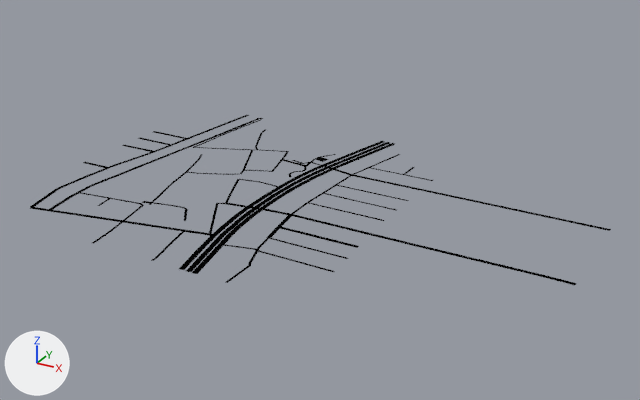
What one commit did to the glTF model Road.glb.
Both versions are drawn from a camera (50 mm lens) standing at (815.0, -1164.0, 593.0) and looking at (159.0, 28.0, -3.0). Arrows for +X, +Y and +Z are at lower left; the lights stay in place. The older version comes first.

The older version as bpy lines, for what is in view:
```python
me_mesh_0 = bpy.data.meshes.new('Mesh_0')
me_mesh_0.from_pydata(...)  # 20 vertices, 18 faces; spans x -216.0..-147.0, y -227.0..342.0, z 0.0
me_mesh_0.materials.append(mat_material_0)  # black #000000
me_mesh_1 = bpy.data.meshes.new('Mesh_1')
me_mesh_1.from_pydata(...)  # 56 vertices, 42 faces; spans x 33.0..611.0, y -69.0..164.0, z 0.0
me_mesh_1.materials.append(mat_material_0)  # black #000000
me_mesh_2 = bpy.data.meshes.new('Mesh_2')
me_mesh_2.from_pydata(...)  # 264 vertices, 200 faces; spans x -211.0..301.0, y -287.0..330.0, z 0.0
me_mesh_2.materials.append(mat_material_0)  # black #000000
me_mesh_3 = bpy.data.meshes.new('Mesh_3')
me_mesh_3.from_pydata(...)  # 90 vertices, 74 faces; spans x -301.0..86.0, y -236.0..344.0, z 0.0
me_mesh_3.materials.append(mat_material_0)  # black #000000
me_mesh_4 = bpy.data.meshes.new('Mesh_4')
me_mesh_4.from_pydata(...)  # 150 vertices, 126 faces; spans x 70.0..162.0, y -288.0..334.0, z 0.0
me_mesh_4.materials.append(mat_material_0)  # black #000000
me_mesh_5 = bpy.data.meshes.new('Mesh_5')
me_mesh_5.from_pydata(...)  # 10 vertices, 6 faces; spans x 146.8..296.0, y -141.7..-51.8, z 0.0
me_mesh_5.materials.append(mat_material_0)  # black #000000
ob_mesh_0 = bpy.data.objects.new('Mesh_0', me_mesh_0)
ob_mesh_0.location = (0.0, 0.0, 0.0)
ob_mesh_1 = bpy.data.objects.new('Mesh_1', me_mesh_1)
ob_mesh_1.location = (0.0, 0.0, 0.0)
ob_mesh_2 = bpy.data.objects.new('Mesh_2', me_mesh_2)
ob_mesh_2.location = (0.0, 0.0, 0.0)
ob_mesh_3 = bpy.data.objects.new('Mesh_3', me_mesh_3)
ob_mesh_3.location = (0.0, 0.0, 0.0)
ob_mesh_4 = bpy.data.objects.new('Mesh_4', me_mesh_4)
ob_mesh_4.location = (0.0, 0.0, 0.0)
ob_mesh_5 = bpy.data.objects.new('Mesh_5', me_mesh_5)
ob_mesh_5.location = (0.0, 0.0, 0.0)
```
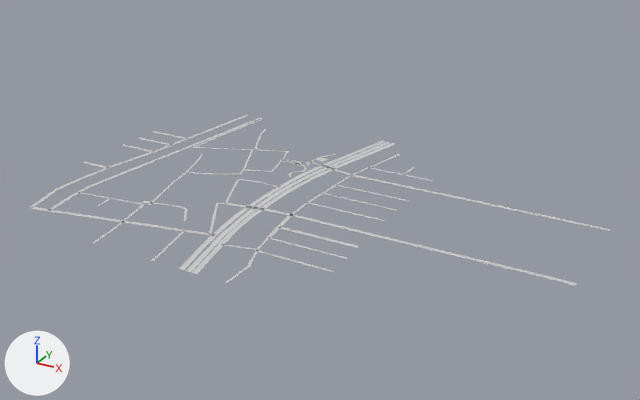
Patch to the scene script:
```diff
--- a/Road.glb.py
+++ b/Road.glb.py
@@ mat_roads_pedestrian @@
+mat_roads_pedestrian = principled_material('roads_pedestrian')
+mat_roads_pedestrian.base_color = (0.612, 0.612, 0.612)  # light grey #cdcdcd
+mat_roads_pedestrian.roughness = 1.0
@@ mat_roads_primary @@
+mat_roads_primary = principled_material('roads_primary')
+mat_roads_primary.base_color = (0.612, 0.612, 0.612)  # light grey #cdcdcd
+mat_roads_primary.roughness = 1.0
@@ mat_roads_residential @@
+mat_roads_residential = principled_material('roads_residential')
+mat_roads_residential.base_color = (0.612, 0.612, 0.612)  # light grey #cdcdcd
+mat_roads_residential.roughness = 1.0
@@ mat_roads_service @@
+mat_roads_service = principled_material('roads_service')
+mat_roads_service.base_color = (0.612, 0.612, 0.612)  # light grey #cdcdcd
+mat_roads_service.roughness = 1.0
@@ mat_roads_tertiary @@
+mat_roads_tertiary = principled_material('roads_tertiary')
+mat_roads_tertiary.base_color = (0.612, 0.612, 0.612)  # light grey #cdcdcd
+mat_roads_tertiary.roughness = 1.0
@@ mat_roads_unclassified @@
+mat_roads_unclassified = principled_material('roads_unclassified')
+mat_roads_unclassified.base_color = (0.612, 0.612, 0.612)  # light grey #cdcdcd
+mat_roads_unclassified.roughness = 1.0
@@ me_mesh_0 @@
 me_mesh_0.from_pydata(...)  # 20 vertices, 18 faces; spans x -216.0..-147.0, y -227.0..342.0, z 0.0
-me_mesh_0.materials.append(mat_material_0)  # black #000000
+me_mesh_0.materials.append(mat_roads_unclassified)  # light grey #cdcdcd
@@ me_mesh_1 @@
 me_mesh_1.from_pydata(...)  # 56 vertices, 42 faces; spans x 33.0..611.0, y -69.0..164.0, z 0.0
-me_mesh_1.materials.append(mat_material_0)  # black #000000
+me_mesh_1.materials.append(mat_roads_tertiary)  # light grey #cdcdcd
@@ me_mesh_2 @@
 me_mesh_2.from_pydata(...)  # 264 vertices, 200 faces; spans x -211.0..301.0, y -287.0..330.0, z 0.0
-me_mesh_2.materials.append(mat_material_0)  # black #000000
+me_mesh_2.materials.append(mat_roads_service)  # light grey #cdcdcd
@@ me_mesh_3 @@
 me_mesh_3.from_pydata(...)  # 90 vertices, 74 faces; spans x -301.0..86.0, y -236.0..344.0, z 0.0
-me_mesh_3.materials.append(mat_material_0)  # black #000000
+me_mesh_3.materials.append(mat_roads_residential)  # light grey #cdcdcd
@@ me_mesh_4 @@
 me_mesh_4.from_pydata(...)  # 150 vertices, 126 faces; spans x 70.0..162.0, y -288.0..334.0, z 0.0
-me_mesh_4.materials.append(mat_material_0)  # black #000000
+me_mesh_4.materials.append(mat_roads_primary)  # light grey #cdcdcd
@@ me_mesh_5 @@
 me_mesh_5.from_pydata(...)  # 10 vertices, 6 faces; spans x 146.8..296.0, y -141.7..-51.8, z 0.0
-me_mesh_5.materials.append(mat_material_0)  # black #000000
+me_mesh_5.materials.append(mat_roads_pedestrian)  # light grey #cdcdcd
```

Boxes [x1, y1, x2, y2] around the edits, measured in the pictures (640 x 400 px):
'Mesh_4', recoloured
    both: [179, 141, 395, 274]
'Mesh_2', recoloured
    both: [80, 119, 433, 283]
'Mesh_1', recoloured
    both: [226, 165, 611, 285]
'Mesh_3', recoloured
    both: [30, 115, 249, 236]
'Mesh_0', recoloured
    both: [50, 118, 263, 211]
'Mesh_5', recoloured
    both: [266, 214, 359, 248]
